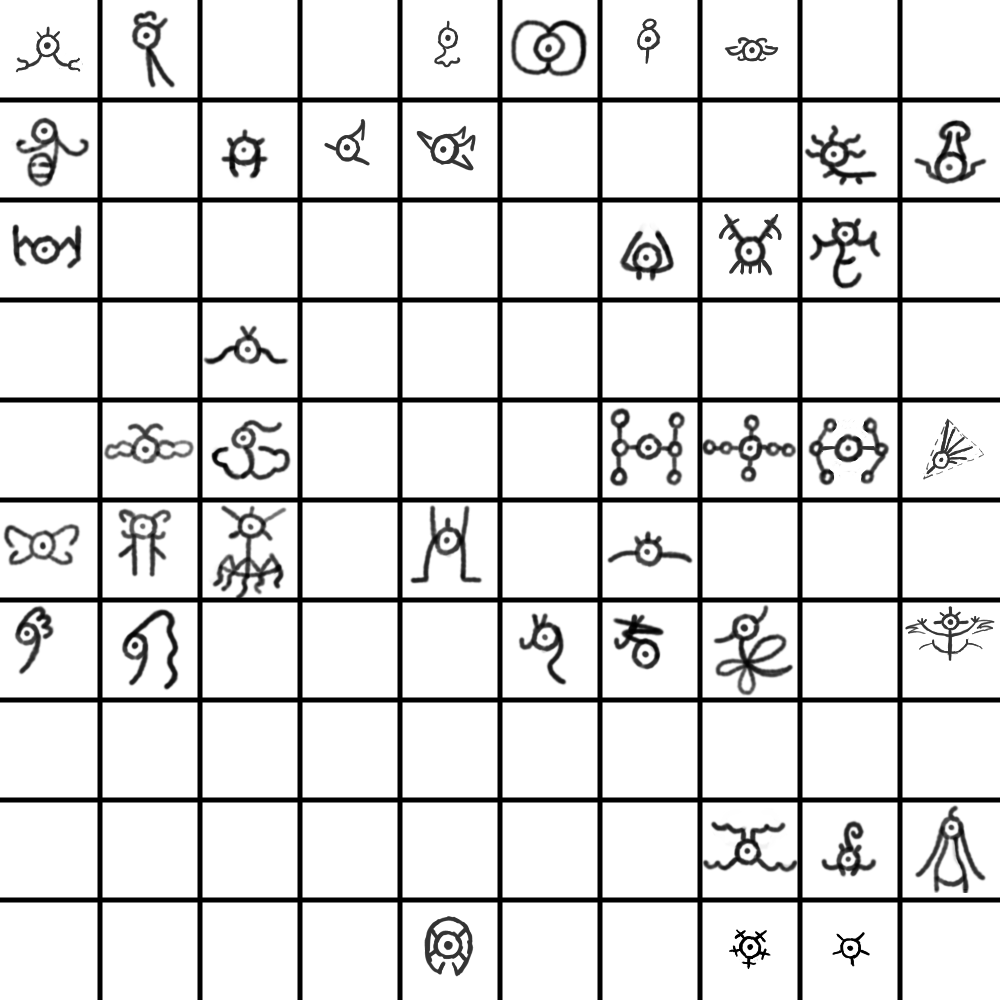
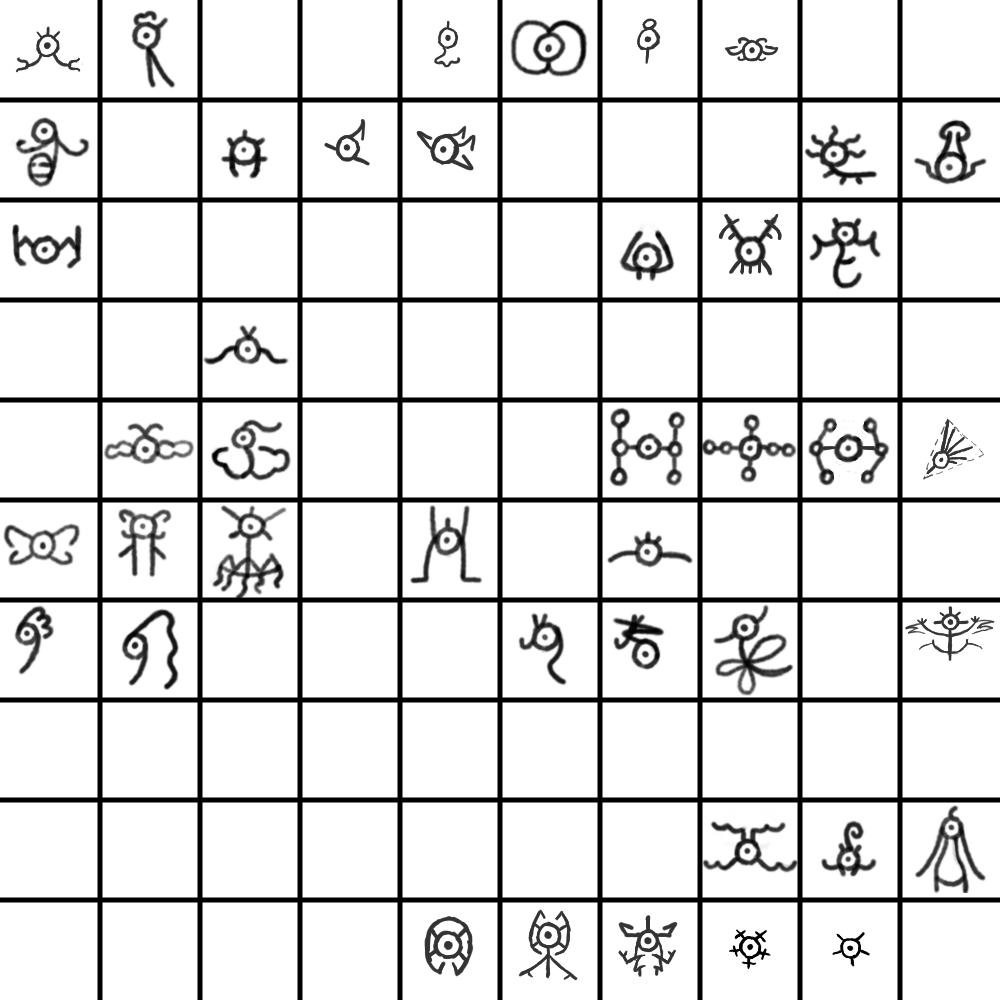
The second w=1000, h=1000 image is a revision of the first. Changes to its layers:
painted on "Paint Layer 1" over box(518, 909, 678, 981)